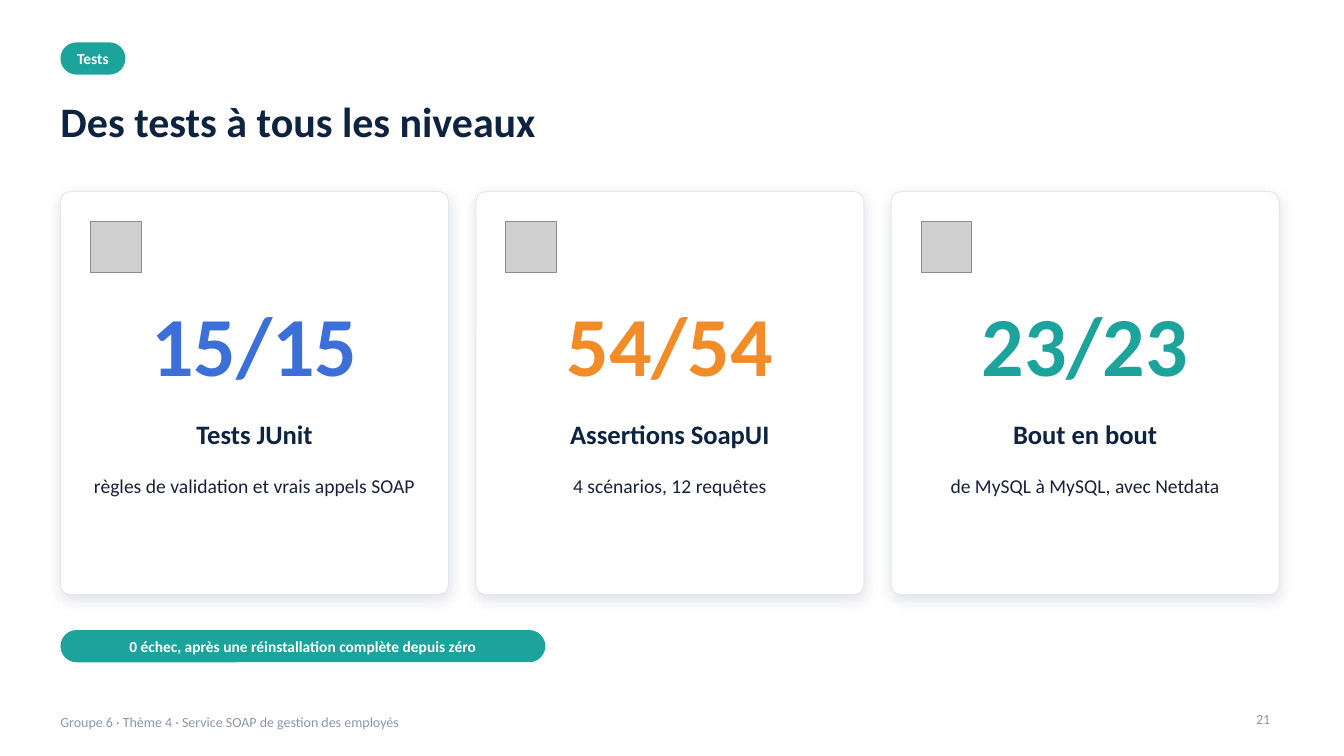
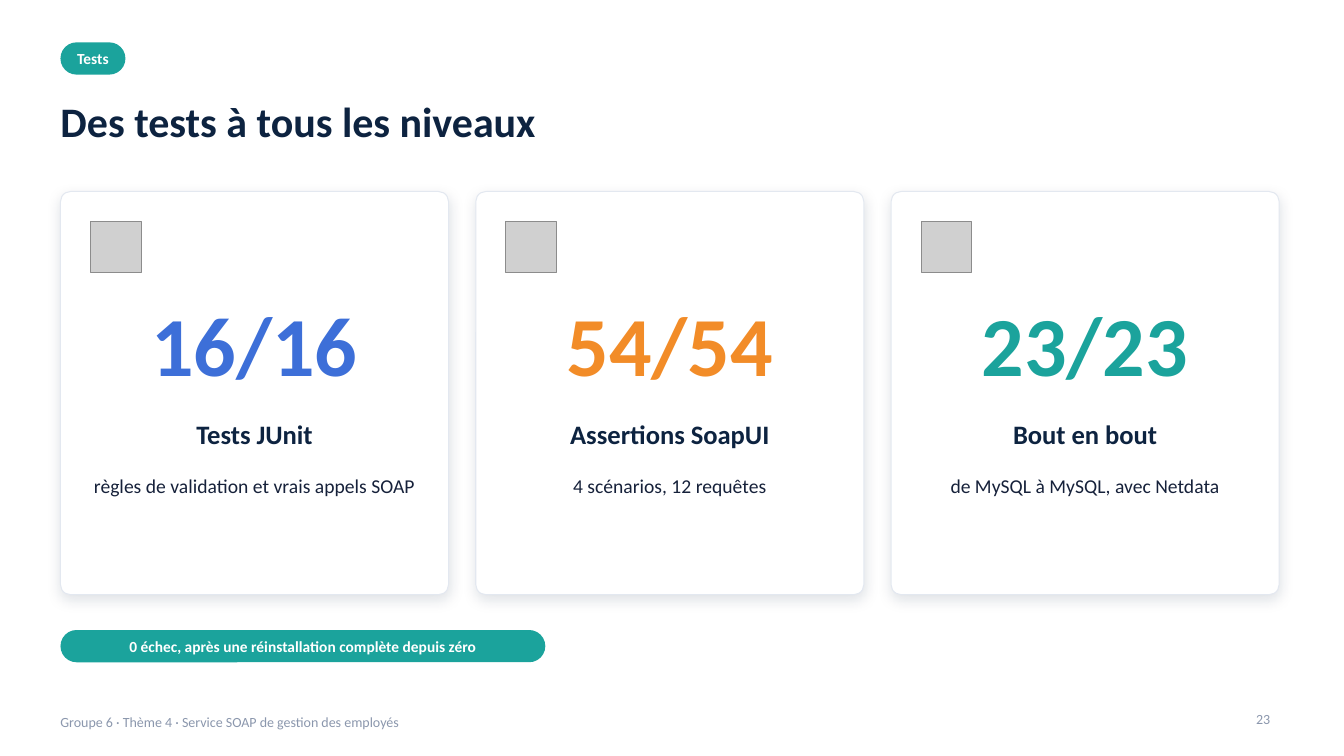
Before and after one commit to malickabdoul/employee-soap-servic, a slide deck: slide 23 of presentation/presentation-theme4-groupe6.pptx (slide 21 before the commit). Drawn at 1344x756 pixels with LibreOffice and Linux fonts; fonts in the diff are those of the drawing; grey boxes stand for pictures; background and template pictures are left out. Boxes give left, top, right and bottom in pixels: in the first picture for what was removed or moved away, otherwise in the second. Text is boxed around its words. In the diff, an @@ line names an element or a change of style, - is before the commit and + after.

```diff
--- a/presentation/presentation-theme4-groupe6.pptx
+++ b/presentation/presentation-theme4-groupe6.pptx
@@ text at (151,317,357,380): text changed @@
-15/15
+16/16
@@ page number at (1256,715,1270,724): text changed @@
-21
+23
```
Also in this commit, not shown: 3 other slides changed, 4 slides added, 3 other files.
